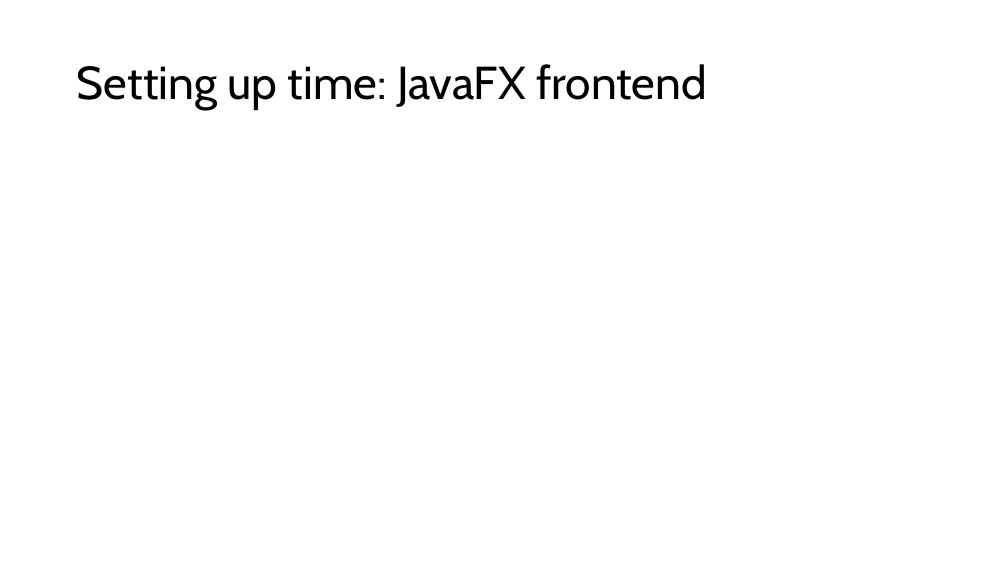
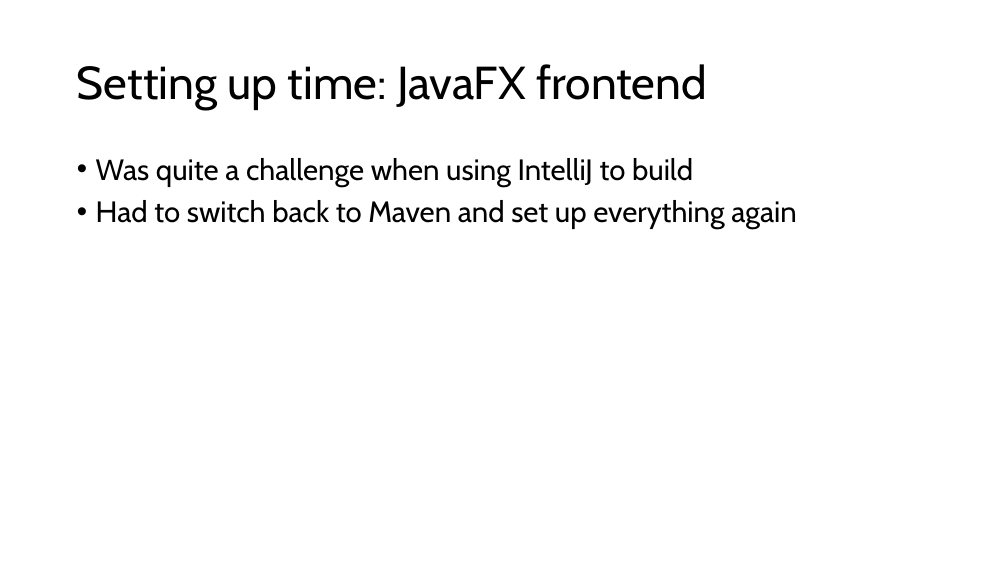
Before and after one commit to giabaobui-nedy/WeeklyPlanner, a slide deck: slide 7 of (2025.10.22) IntegraDev interview slides.pptx. Drawn at 1008x567 pixels with LibreOffice and Linux fonts; fonts in the diff are those of the drawing. Boxes give left, top, right and bottom in pixels: in the first picture for what was removed or moved away, otherwise in the second. Text is boxed around its words. In the diff, an @@ line names an element or a change of style, - is before the commit and + after.

```diff
--- a/(2025.10.22) IntegraDev interview slides.pptx
+++ b/(2025.10.22) IntegraDev interview slides.pptx
@@ text added at <box>96,158,797,229</box>, 28 pt, text #000000 @@
+• Was quite a challenge when using IntelliJ to build
+• Had to switch back to Maven and set up everything again
```
Also in this commit, not shown: 3 other slides changed, 1 slide added, 1 other file.
